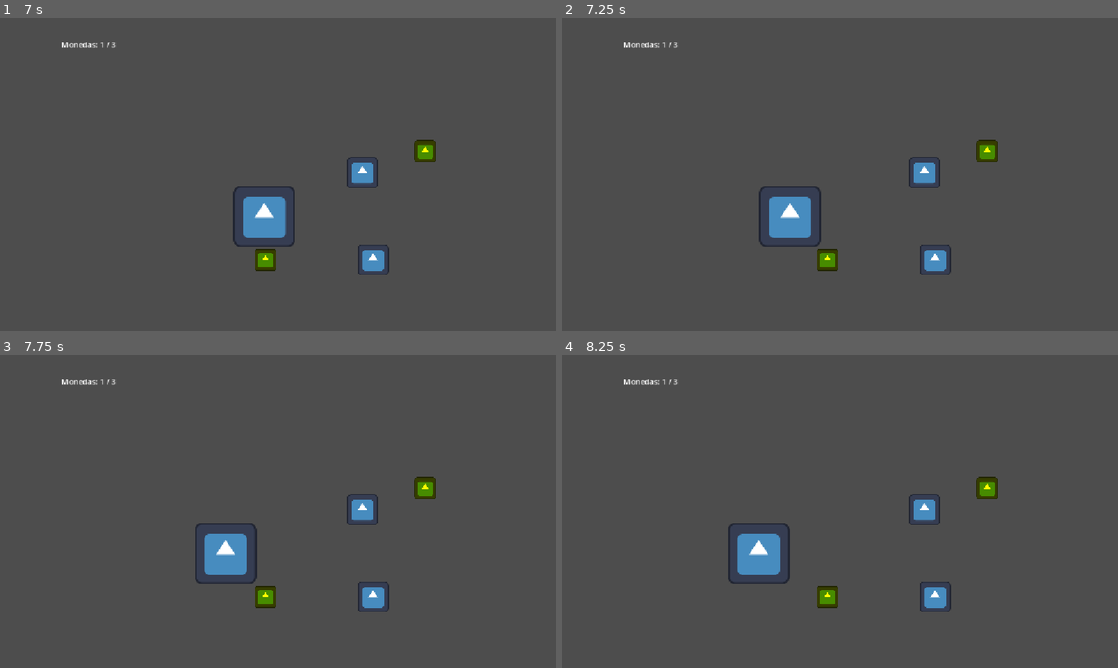
Above: before the commit, frames 1-4 (two rows, left to right).
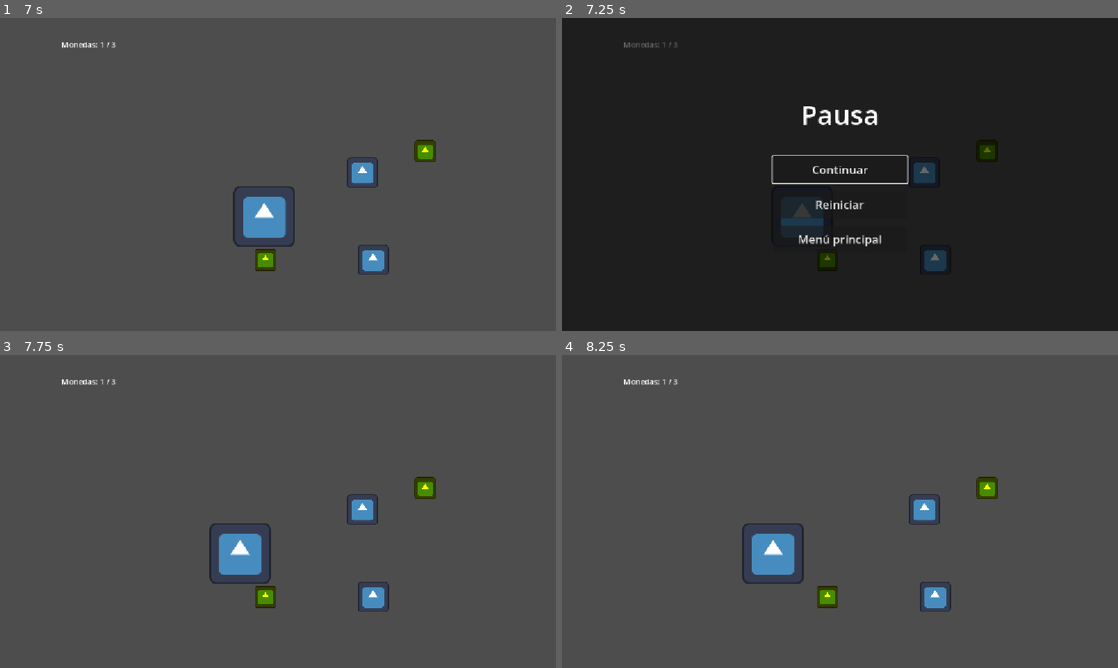
Above: after the commit, the same moments.

Repository: JJRO451/errant
Game: Godot game, scene res://main_menu.tscn
Two runs of this game, one before a commit and one after it. Both use one fixed random seed, a clock stepped at 60 frames per second and the inputs below. The engine's default icon, where the game draws it, is replaced by a stand-in: a white triangle on a blue panel in a dark square.
Inputs (mouse positions are in pixels of both pictures, inside the frame that each line leads up to):
- Up to frame 1 (7 s): click "Opciones" at 0.5 s; click "Pantalla completa" at 1.25 s; click "Volver" at 2 s; click "Jugar" at 2.75 s; tap Enter at 3.5, 5.75 s; hold D (move_right) 3.53-4.28 s; tap Space at 4.25 s; hold S (move_down) 4.28-5.03 s; hold D (move_right) 5.03-5.78 s; hold W (move_up) 5.78-6.53 s; hold A (move_left) from 6.53 s (still down)
- Up to frame 2 (7.25 s): keep holding A (move_left); tap Escape (ui_cancel) at 7.15 s
- Up to frame 3 (7.75 s): release A (move_left) at 7.25 s; click (278, 505) at 7.25 s, where only the run after the commit has a clickable "Continuar"
- Up to frame 4 (8.25 s): tap Space at 8 s; hold A (move_left) from 8.03 s (still down)

Frame 1 is identical in both runs. In frame 2, 100% of the frame differs, in the area x 0-100%, y 0-100%; in frame 3, 1.1%; in frame 4, 1.1%.

Commit message:
Add files via upload

Diff:
--- a/nuevo-proyecto-de-juego/coin.gd
+++ b/nuevo-proyecto-de-juego/coin.gd
@@ -7,6 +7,8 @@
 	body_entered.connect(_on_body_entered)
 
 func _on_body_entered(body: Node2D) -> void:
-	if body.name == "Player":
+	# Se usa un grupo en lugar del nombre del nodo, para que siga
+	# funcionando aunque renombres al jugador.
+	if body.is_in_group("player"):
 		collected.emit()
 		queue_free()
--- a/nuevo-proyecto-de-juego/main.gd
+++ b/nuevo-proyecto-de-juego/main.gd
@@ -2,19 +2,17 @@
 
 var score: int = 0
 var total_coins: int = 0
+var finished: bool = false
+
+var pause_menu: PauseMenu
 
 @onready var score_label: Label = $ScoreLabel
-@onready var restart_button: Button = $RestartButton
+
 
 func _ready() -> void:
-	restart_button.visible = false
-	restart_button.text = "Jugar de nuevo"
-	restart_button.size = Vector2(180, 50)
-
-	var screen_size = get_viewport_rect().size
-	restart_button.position = (screen_size - restart_button.size) / 2.0
-
-	restart_button.pressed.connect(_on_restart_pressed)
+	# Menú de pausa / victoria (se construye por código, ver pause_menu.gd).
+	pause_menu = PauseMenu.new()
+	add_child(pause_menu)
 
 	var coins = get_tree().get_nodes_in_group("coins")
 	total_coins = coins.size()
@@ -25,18 +23,23 @@
 	score_label.text = "Monedas: 0 / %d" % total_coins
 
 
+func _unhandled_input(event: InputEvent) -> void:
+	# Esc (o B del mando) abre la pausa.
+	if event.is_action_pressed("ui_cancel") and not finished and not pause_menu.is_open():
+		pause_menu.open("Pausa", true)
+		get_viewport().set_input_as_handled()
+
+
 func _on_coin_collected() -> void:
 	score += 1
 
 	if score >= total_coins:
+		finished = true
 		score_label.text = "¡GANASTE!"
-		restart_button.visible = true
+		# Pausa el juego (el jugador deja de moverse) y muestra las opciones.
+		pause_menu.open("¡Ganaste!", false, "Jugar de nuevo")
 	else:
 		score_label.text = "Monedas: %d / %d" % [
 			score,
 			total_coins
 		]
-
-
-func _on_restart_pressed() -> void:
-	get_tree().reload_current_scene()
--- a/nuevo-proyecto-de-juego/main.tscn
+++ b/nuevo-proyecto-de-juego/main.tscn
@@ -99,8 +99,4 @@
 offset_top = 43.0
 offset_right = 167.0
 offset_bottom = 66.0
-text = "Puntos: 0"
-
-[node name="RestartButton" type="Button" parent="." unique_id=1908139891]
-offset_right = 8.0
-offset_bottom = 8.0
+text = "Monedas: 0"
--- /dev/null
+++ b/nuevo-proyecto-de-juego/main_menu (1).gd
@@ -0,0 +1,125 @@
+extends Control
+
+## Ruta de la escena que se carga al pulsar "Jugar".
+## Se puede cambiar desde el Inspector.
+@export_file("*.tscn") var game_scene: String = "res://main.tscn"
+
+const SETTINGS_PATH := "user://settings.cfg"
+
+@onready var main_panel: VBoxContainer = %MainPanel
+@onready var options_panel: VBoxContainer = %OptionsPanel
+@onready var play_button: Button = %PlayButton
+@onready var options_button: Button = %OptionsButton
+@onready var quit_button: Button = %QuitButton
+@onready var volume_slider: HSlider = %VolumeSlider
+@onready var volume_value: Label = %VolumeValue
+@onready var fullscreen_check: CheckButton = %FullscreenCheck
+@onready var back_button: Button = %BackButton
+
+
+func _ready() -> void:
+	play_button.pressed.connect(_on_play_pressed)
+	options_button.pressed.connect(_on_options_pressed)
+	quit_button.pressed.connect(_on_quit_pressed)
+	back_button.pressed.connect(_on_back_pressed)
+	volume_slider.value_changed.connect(_on_volume_changed)
+	fullscreen_check.toggled.connect(_on_fullscreen_toggled)
+
+	# En web no tiene sentido el botón de salir.
+	if OS.has_feature("web"):
+		quit_button.hide()
+
+	_load_settings()
+	_show_main_panel()
+
+
+func _unhandled_input(event: InputEvent) -> void:
+	# Con "ui_cancel" (Esc / B del mando) se vuelve desde Opciones.
+	if event.is_action_pressed("ui_cancel") and options_panel.visible:
+		_on_back_pressed()
+		get_viewport().set_input_as_handled()
+
+
+# --- Navegación -------------------------------------------------------------
+
+func _show_main_panel() -> void:
+	options_panel.hide()
+	main_panel.show()
+	play_button.grab_focus() # Permite navegar con teclado y mando.
+
+
+func _show_options_panel() -> void:
+	main_panel.hide()
+	options_panel.show()
+	volume_slider.grab_focus()
+
+
+# --- Botones ----------------------------------------------------------------
+
+func _on_play_pressed() -> void:
+	if ResourceLoader.exists(game_scene):
+		get_tree().change_scene_to_file(game_scene)
+	else:
+		push_warning("No existe la escena del juego: %s. Cambia 'game_scene' en el Inspector." % game_scene)
+
+
+func _on_options_pressed() -> void:
+	_show_options_panel()
+
+
+func _on_back_pressed() -> void:
+	_save_settings()
+	_show_main_panel()
+
+
+func _on_quit_pressed() -> void:
+	_save_settings()
+	get_tree().quit()
+
+
+# --- Opciones ---------------------------------------------------------------
+
+func _on_volume_changed(value: float) -> void:
+	_apply_volume(value)
+
+
+func _on_fullscreen_toggled(enabled: bool) -> void:
+	_apply_fullscreen(enabled)
+
+
+func _apply_volume(value: float) -> void:
+	# value va de 0 a 100.
+	var bus := AudioServer.get_bus_index("Master")
+	AudioServer.set_bus_mute(bus, value <= 0.0)
+	AudioServer.set_bus_volume_db(bus, linear_to_db(value / 100.0))
+	volume_value.text = "%d%%" % int(value)
+
+
+func _apply_fullscreen(enabled: bool) -> void:
+	if enabled:
+		DisplayServer.window_set_mode(DisplayServer.WINDOW_MODE_FULLSCREEN)
+	else:
+		DisplayServer.window_set_mode(DisplayServer.WINDOW_MODE_WINDOWED)
+
+
+# --- Guardado de opciones ---------------------------------------------------
+
+func _save_settings() -> void:
+	var config := ConfigFile.new()
+	config.set_value("audio", "volume", volume_slider.value)
+	config.set_value("video", "fullscreen", fullscreen_check.button_pressed)
+	config.save(SETTINGS_PATH)
+
+
+func _load_settings() -> void:
+	var config := ConfigFile.new()
+	var volume := 80.0
+	var fullscreen := false
+	if config.load(SETTINGS_PATH) == OK:
+		volume = config.get_value("audio", "volume", volume)
+		fullscreen = config.get_value("video", "fullscreen", fullscreen)
+
+	volume_slider.set_value_no_signal(volume)
+	fullscreen_check.set_pressed_no_signal(fullscreen)
+	_apply_volume(volume)
+	_apply_fullscreen(fullscreen)
--- /dev/null
+++ b/nuevo-proyecto-de-juego/main_menu (1).tscn
@@ -0,0 +1,116 @@
+[gd_scene format=3 uid="uid://bxh0oauonpbci"]
+
+[ext_resource type="Script" uid="uid://bi80cqh8ylbix" path="res://main_menu.gd" id="1_menu"]
+
+[node name="MainMenu" type="Control" unique_id=1686318550]
+layout_mode = 3
+anchors_preset = 15
+anchor_right = 1.0
+anchor_bottom = 1.0
+grow_horizontal = 2
+grow_vertical = 2
+script = ExtResource("1_menu")
+game_scene = "uid://cmyxmqdjcmwb3"
+
+[node name="Background" type="ColorRect" parent="." unique_id=1307461466]
+layout_mode = 1
+anchors_preset = 15
+anchor_right = 1.0
+anchor_bottom = 1.0
+grow_horizontal = 2
+grow_vertical = 2
+color = Color(0.08, 0.09, 0.14, 1)
+
+[node name="CenterContainer" type="CenterContainer" parent="." unique_id=1438064497]
+layout_mode = 1
+anchors_preset = 15
+anchor_right = 1.0
+anchor_bottom = 1.0
+grow_horizontal = 2
+grow_vertical = 2
+
+[node name="MainPanel" type="VBoxContainer" parent="CenterContainer" unique_id=1843306459]
+unique_name_in_owner = true
+layout_mode = 2
+theme_override_constants/separation = 16
+
+[node name="Title" type="Label" parent="CenterContainer/MainPanel" unique_id=99891888]
+layout_mode = 2
+theme_override_font_sizes/font_size = 64
+text = "ERRANT"
+horizontal_alignment = 1
+
+[node name="Spacer" type="Control" parent="CenterContainer/MainPanel" unique_id=998871391]
+custom_minimum_size = Vector2(0, 32)
+layout_mode = 2
+
+[node name="PlayButton" type="Button" parent="CenterContainer/MainPanel" unique_id=1365760939]
+unique_name_in_owner = true
+custom_minimum_size = Vector2(280, 56)
+layout_mode = 2
+theme_override_font_sizes/font_size = 24
+text = "Jugar"
+
+[node name="OptionsButton" type="Button" parent="CenterContainer/MainPanel" unique_id=1251008031]
+unique_name_in_owner = true
+custom_minimum_size = Vector2(280, 56)
+layout_mode = 2
+theme_override_font_sizes/font_size = 24
+text = "Opciones"
+
+[node name="QuitButton" type="Button" parent="CenterContainer/MainPanel" unique_id=1680058925]
+unique_name_in_owner = true
+custom_minimum_size = Vector2(280, 56)
+layout_mode = 2
+theme_override_font_sizes/font_size = 24
+text = "Salir"
+
+[node name="OptionsPanel" type="VBoxContainer" parent="CenterContainer" unique_id=1358844482]
+unique_name_in_owner = true
+visible = false
+layout_mode = 2
+theme_override_constants/separation = 20
+
+[node name="OptionsTitle" type="Label" parent="CenterContainer/OptionsPanel" unique_id=1480341341]
+layout_mode = 2
+theme_override_font_sizes/font_size = 48
+text = "Opciones"
+horizontal_alignment = 1
+
+[node name="VolumeRow" type="HBoxContainer" parent="CenterContainer/OptionsPanel" unique_id=1420310765]
+layout_mode = 2
+theme_override_constants/separation = 12
+
+[node name="VolumeLabel" type="Label" parent="CenterContainer/OptionsPanel/VolumeRow" unique_id=414097039]
+custom_minimum_size = Vector2(120, 0)
+layout_mode = 2
+theme_override_font_sizes/font_size = 22
+text = "Volumen"
+
+[node name="VolumeSlider" type="HSlider" parent="CenterContainer/OptionsPanel/VolumeRow" unique_id=1431070819]
+unique_name_in_owner = true
+custom_minimum_size = Vector2(240, 0)
+layout_mode = 2
+size_flags_vertical = 4
+value = 80.0
+
+[node name="VolumeValue" type="Label" parent="CenterContainer/OptionsPanel/VolumeRow" unique_id=368200126]
+unique_name_in_owner = true
+custom_minimum_size = Vector2(60, 0)
+layout_mode = 2
+theme_override_font_sizes/font_size = 22
+text = "80%"
+horizontal_alignment = 2
+
+[node name="FullscreenCheck" type="CheckButton" parent="CenterContainer/OptionsPanel" unique_id=1094511598]
+unique_name_in_owner = true
+layout_mode = 2
+theme_override_font_sizes/font_size = 22
+text = "Pantalla completa"
+
+[node name="BackButton" type="Button" parent="CenterContainer/OptionsPanel" unique_id=585848429]
+unique_name_in_owner = true
+custom_minimum_size = Vector2(280, 56)
+layout_mode = 2
+theme_override_font_sizes/font_size = 24
+text = "Volver"
--- /dev/null
+++ b/nuevo-proyecto-de-juego/pause_menu.gd
@@ -0,0 +1,110 @@
+class_name PauseMenu
+extends CanvasLayer
+## Menú superpuesto reutilizable.
+## Sirve como menú de pausa (Esc) y como pantalla de victoria.
+## Se construye por código, así que no necesita escena propia.
+
+const MAIN_MENU_SCENE := "res://main_menu.tscn"
+
+var _root: Control
+var _title: Label
+var _resume_button: Button
+var _restart_button: Button
+var _menu_button: Button
+
+
+func _ready() -> void:
+	layer = 10
+	# Debe seguir funcionando mientras el juego está en pausa.
+	process_mode = Node.PROCESS_MODE_ALWAYS
+	_build_ui()
+	_root.hide()
+
+
+func is_open() -> bool:
+	return _root.visible
+
+
+## Muestra el menú y pausa el juego.
+## allow_resume = false oculta "Continuar" (por ejemplo, en la pantalla de victoria).
+func open(title: String, allow_resume: bool, restart_text: String = "Reiniciar") -> void:
+	_title.text = title
+	_resume_button.visible = allow_resume
+	_restart_button.text = restart_text
+	_root.show()
+	get_tree().paused = true
+	# Permite navegar con teclado y mando.
+	if allow_resume:
+		_resume_button.grab_focus()
+	else:
+		_restart_button.grab_focus()
+
+
+## Oculta el menú y reanuda el juego.
+func close() -> void:
+	_root.hide()
+	get_tree().paused = false
+
+
+func _unhandled_input(event: InputEvent) -> void:
+	# Esc (o B del mando) cierra la pausa. En la pantalla de victoria no hace nada.
+	if _root.visible and _resume_button.visible and event.is_action_pressed("ui_cancel"):
+		close()
+		get_viewport().set_input_as_handled()
+
+
+# --- Construcción de la interfaz --------------------------------------------
+
+func _build_ui() -> void:
+	_root = Control.new()
+	add_child(_root)
+	_root.set_anchors_and_offsets_preset(Control.PRESET_FULL_RECT)
+
+	# Fondo oscuro semitransparente (también bloquea los clics hacia el juego).
+	var dim := ColorRect.new()
+	dim.color = Color(0, 0, 0, 0.6)
+	_root.add_child(dim)
+	dim.set_anchors_and_offsets_preset(Control.PRESET_FULL_RECT)
+
+	var center := CenterContainer.new()
+	_root.add_child(center)
+	center.set_anchors_and_offsets_preset(Control.PRESET_FULL_RECT)
+
+	var box := VBoxContainer.new()
+	box.add_theme_constant_override("separation", 16)
+	center.add_child(box)
+
+	_title = Label.new()
+	_title.add_theme_font_size_override("font_size", 56)
+	_title.horizontal_alignment = HORIZONTAL_ALIGNMENT_CENTER
+	box.add_child(_title)
+
+	var spacer := Control.new()
+	spacer.custom_minimum_size = Vector2(0, 16)
+	box.add_child(spacer)
+
+	_resume_button = _make_button("Continuar", close, box)
+	_restart_button = _make_button("Reiniciar", _on_restart_pressed, box)
+	_menu_button = _make_button("Menú principal", _on_main_menu_pressed, box)
+
+
+func _make_button(text: String, callback: Callable, parent: Control) -> Button:
+	var button := Button.new()
+	button.text = text
+	button.custom_minimum_size = Vector2(280, 56)
+	button.add_theme_font_size_override("font_size", 24)
+	button.pressed.connect(callback)
+	parent.add_child(button)
+	return button
+
+
+# --- Botones ----------------------------------------------------------------
+
+func _on_restart_pressed() -> void:
+	get_tree().paused = false
+	get_tree().reload_current_scene()
+
+
+func _on_main_menu_pressed() -> void:
+	get_tree().paused = false
+	get_tree().change_scene_to_file(MAIN_MENU_SCENE)
--- a/nuevo-proyecto-de-juego/player.gd
+++ b/nuevo-proyecto-de-juego/player.gd
@@ -1,6 +1,9 @@
 extends CharacterBody2D
 
 var speed := 300.0
+
+func _ready() -> void:
+	add_to_group("player")
 
 func _physics_process(_delta):
 	var direction := Input.get_vector(
Not shown, added: nuevo-proyecto-de-juego/main_menu (1).gd.uid
Not shown, added: nuevo-proyecto-de-juego/pause_menu.gd.uid
